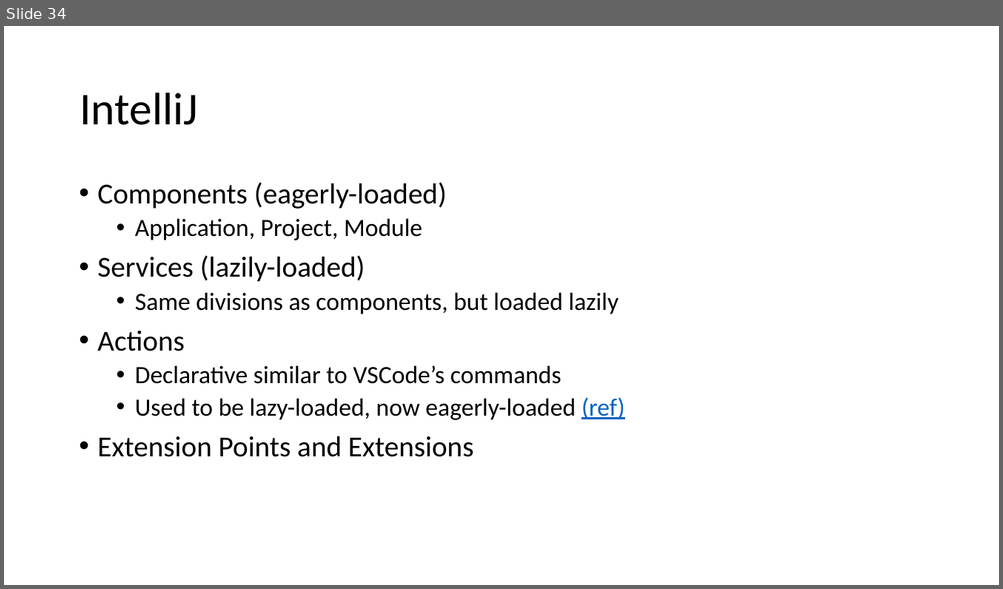
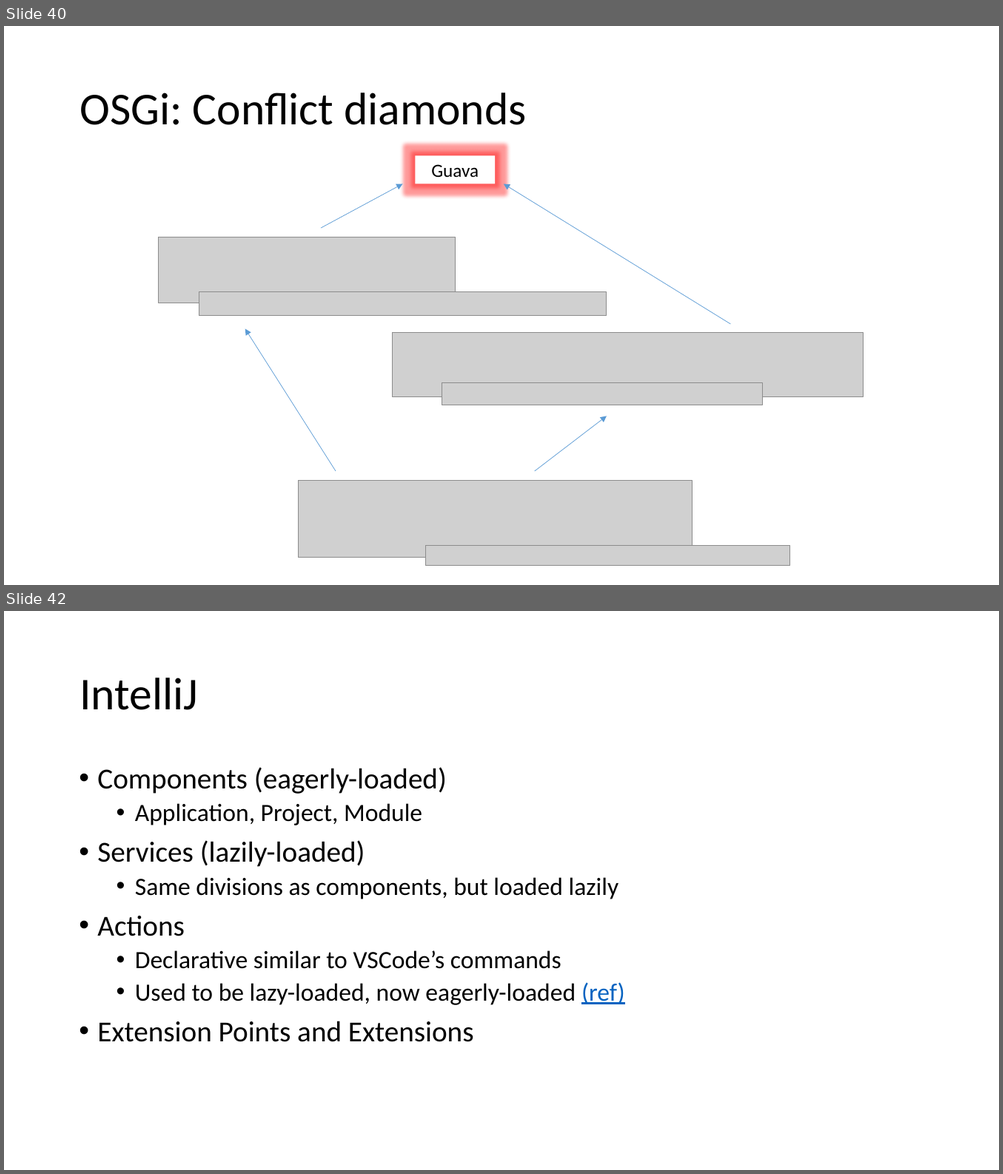
Before and after one commit to diffplug/sockets-and-plugs, a slide deck: Socket and Plugs.pptx. Shown one above the other, each under a label of ours: slide 34 before the commit, slides 40 and 42 after it; the slides between them are not shown. The pictures are 1003x589 and 1003x1174 pixels, drawn with LibreOffice and Linux fonts; fonts in the diff are those of the drawing; grey boxes stand for pictures. Boxes give left, top, right and bottom in pixels: in the first picture for what was removed or moved away, otherwise in the second. Text is boxed around its words. In the diff, an @@ line names an element or a change of style, - is before the commit and + after.

```diff
--- a/Socket and Plugs.pptx
+++ b/Socket and Plugs.pptx
@@ slide 40 added at <box>4,26,999,585</box>, background #FFFFFF @@
@@ title added at <box>79,93,526,125</box>, 44 pt, text #000000 @@
+OSGi: Conflict diamonds
@@ rectangle added at <box>415,156,495,184</box>, fill #FFFFFF, 18 pt, text #000000 @@
+Guava
@@ arrow added from (321, 228) to (402, 184), #5B9BD5 0.5 pt @@
@@ arrow added from (731, 324) to (504, 184), #5B9BD5 0.5 pt @@
@@ picture added at <box>159,237,455,303</box> @@
@@ picture added at <box>199,292,607,316</box> @@
@@ arrow added from (336, 471) to (245, 329), #5B9BD5 0.5 pt @@
@@ picture added at <box>392,332,862,397</box> @@
@@ picture added at <box>442,383,762,406</box> @@
@@ arrow added from (535, 471) to (607, 416), #5B9BD5 0.5 pt @@
@@ picture added at <box>298,481,692,558</box> @@
@@ picture added at <box>426,546,791,566</box> @@
@@ what was slide 34 is now slide 42 @@
```
Also in this commit, not shown: 3 slides changed, 7 other slides added, 1 slide removed.
